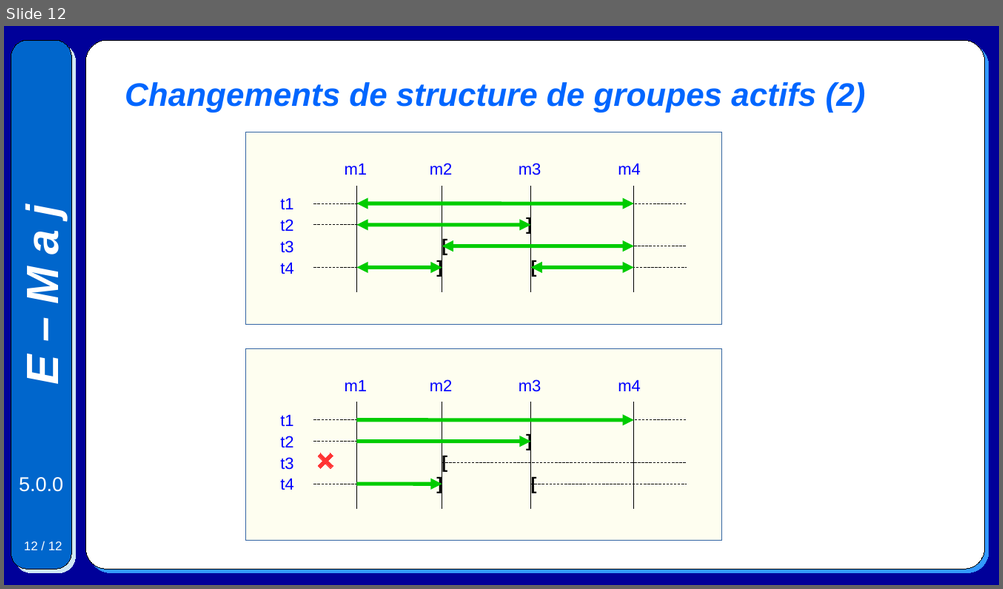
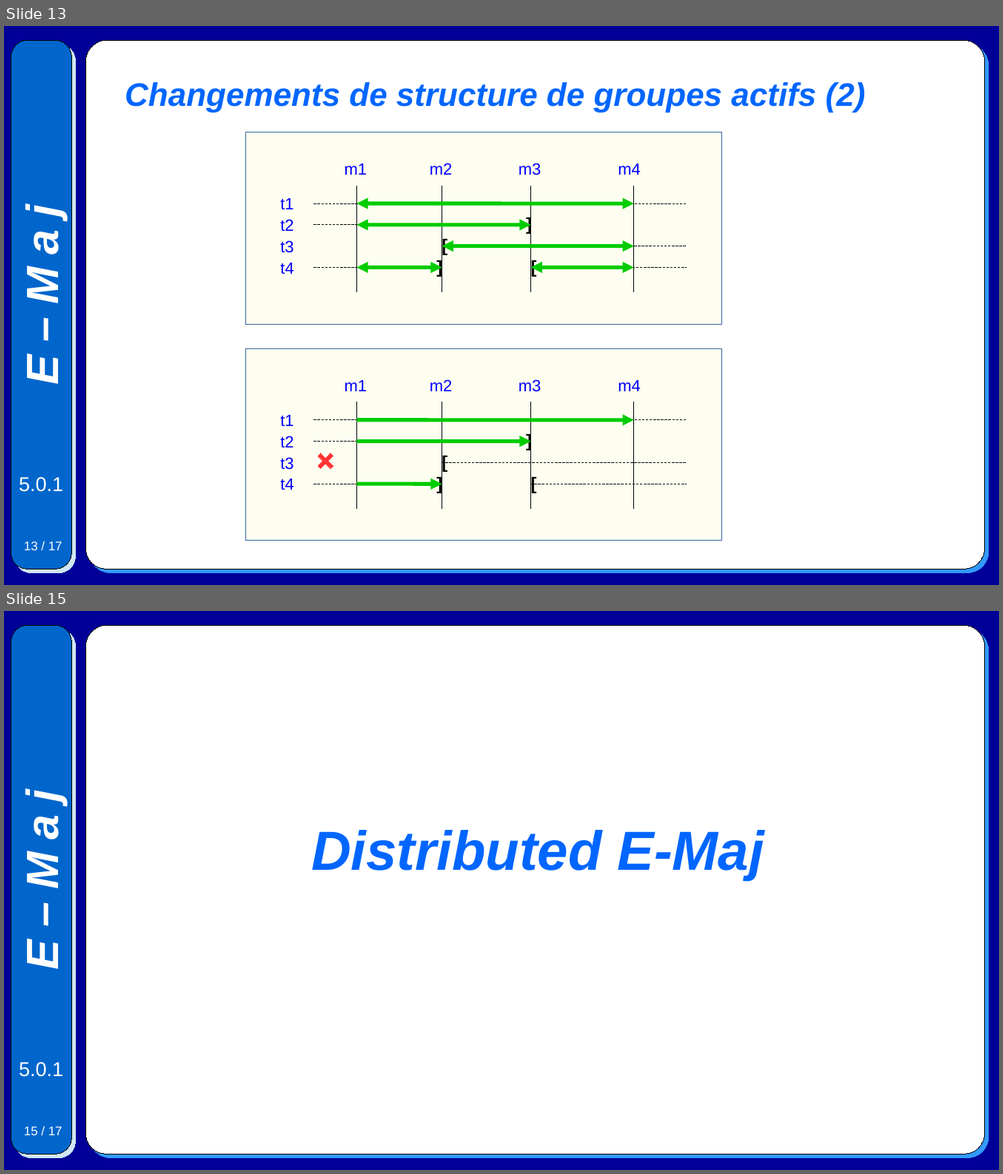
Before and after one commit to beaud76/emaj_doc, a slide deck: Emaj.devel_graphics_fr.odp. Shown one above the other, each under a label of ours: slide 12 before the commit, slides 13 and 15 after it; the slides between them are not shown. The pictures are 1003x589 and 1003x1174 pixels, drawn with LibreOffice and Linux fonts; fonts in the diff are those of the drawing. Boxes give left, top, right and bottom in pixels: in the first picture for what was removed or moved away, otherwise in the second. Text is boxed around its words. In the diff, an @@ line names an element or a change of style, - is before the commit and + after.

```diff
--- a/Emaj.devel_graphics_fr.odp
+++ b/Emaj.devel_graphics_fr.odp
@@ slide 15 added at (x1=4, y1=611, x2=999, y2=1170), background #000099; not listed: 5 template elements that a slide beside it also shows @@
@@ subtitle added at (x1=311, y1=830, x2=764, y2=880), 44 pt, text #0066FF, bold, italic @@
+Distributed E-Maj
@@ what was slide 12 is now slide 13 @@
@@ slide 13 changed as well @@
@@ text at (x1=19, y1=477, x2=63, y2=492): text changed @@
-5.0.0
+5.0.1
@@ page number at (x1=24, y1=542, x2=62, y2=551): text changed @@
-12 / 12
+13 / 17
```
Also in this commit, not shown: 11 other slides changed, 4 other slides added, 2 other files.
